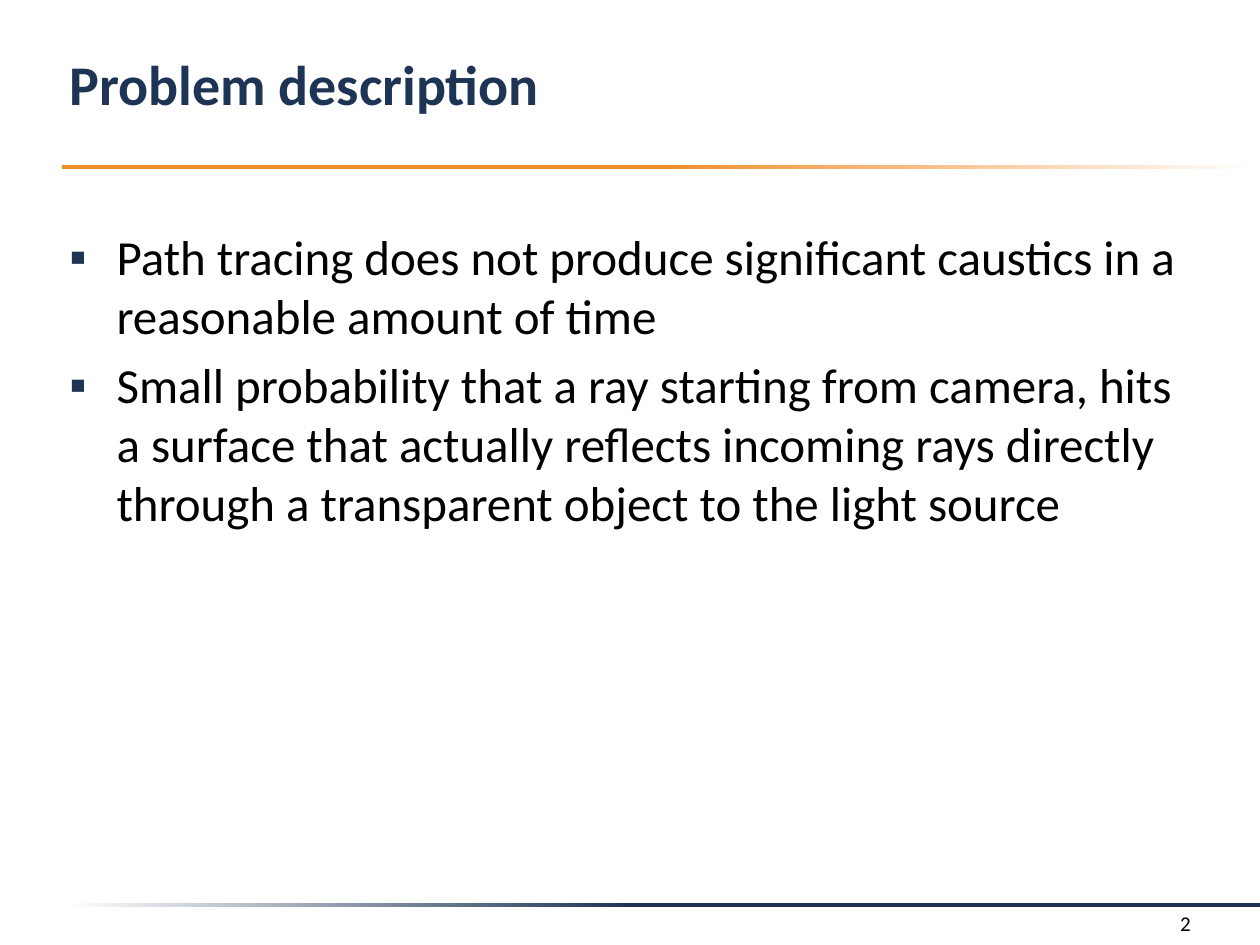
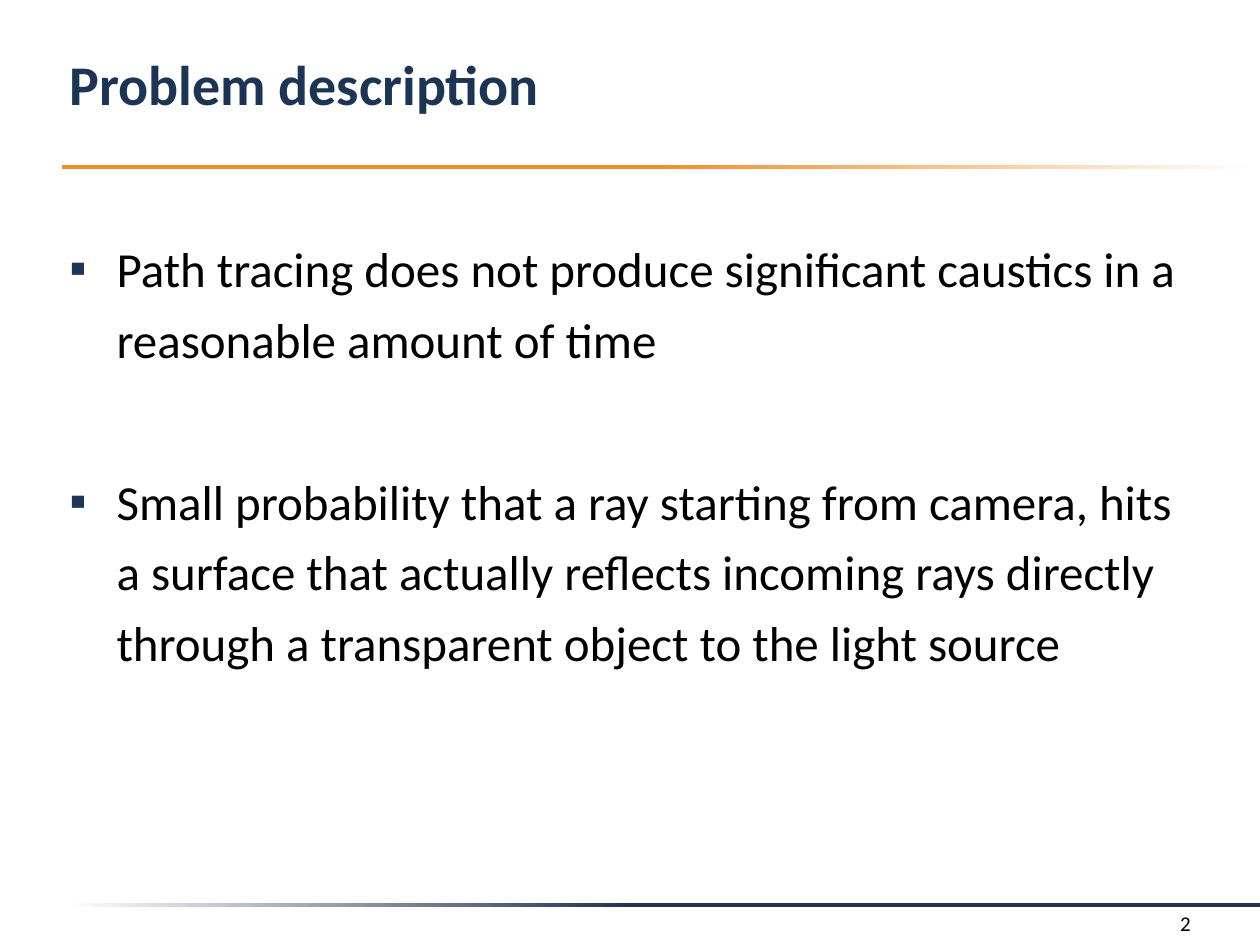
Before and after one commit to f-tischler/FortgeschritteneComputergrafik, a slide deck: slide 2 of Präsentation/presentation.pptx. Drawn at 1260x945 pixels with LibreOffice and Linux fonts; fonts in the diff are those of the drawing; background and template pictures are left out. Boxes give left, top, right and bottom in pixels: in the first picture for what was removed or moved away, otherwise in the second. Text is boxed around its words. In the diff, an @@ line names an element or a change of style, - is before the commit and + after.

```diff
--- a/Präsentation/presentation.pptx
+++ b/Präsentation/presentation.pptx
@@ text "Path tracing does not produce ..." at box(117, 253, 1174, 670): line spacing 1 to 1.2 @@
```
Also in this commit, not shown: 12 other slides changed, 2 slides added, 5 slides removed, 4 other files.
